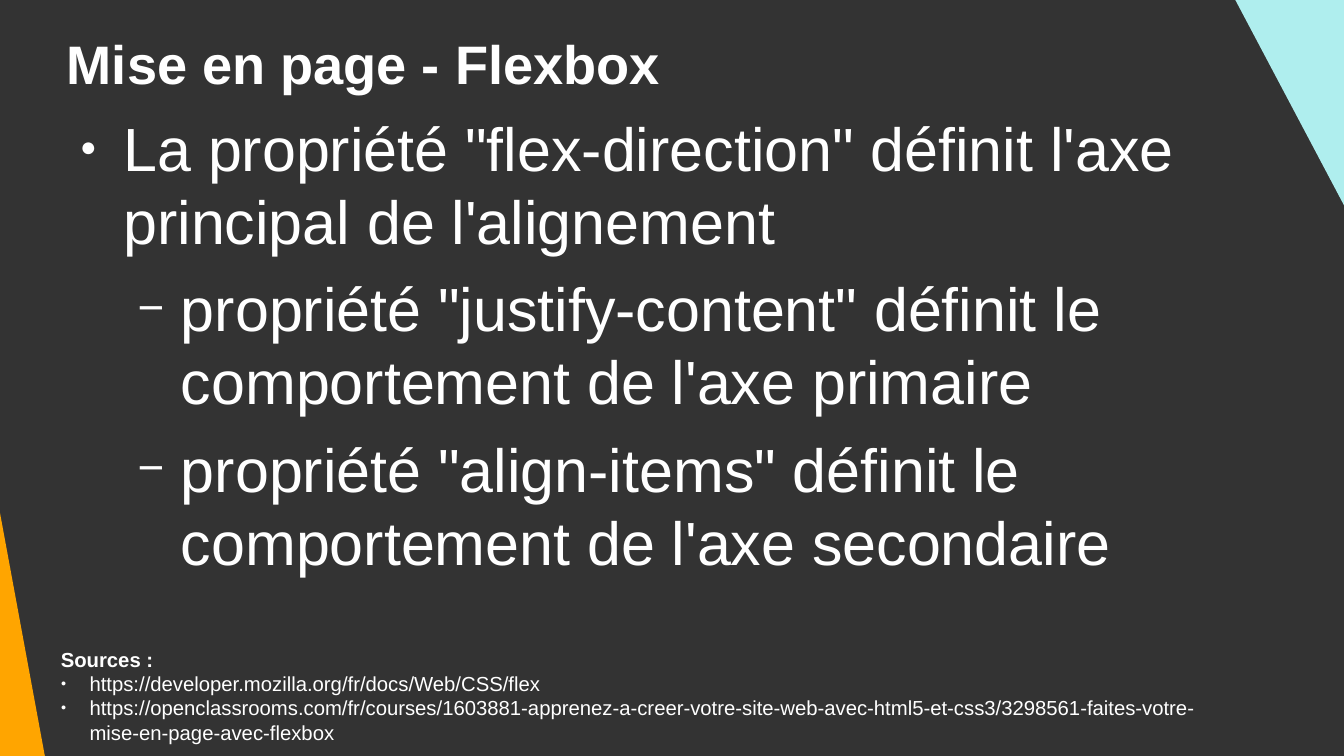
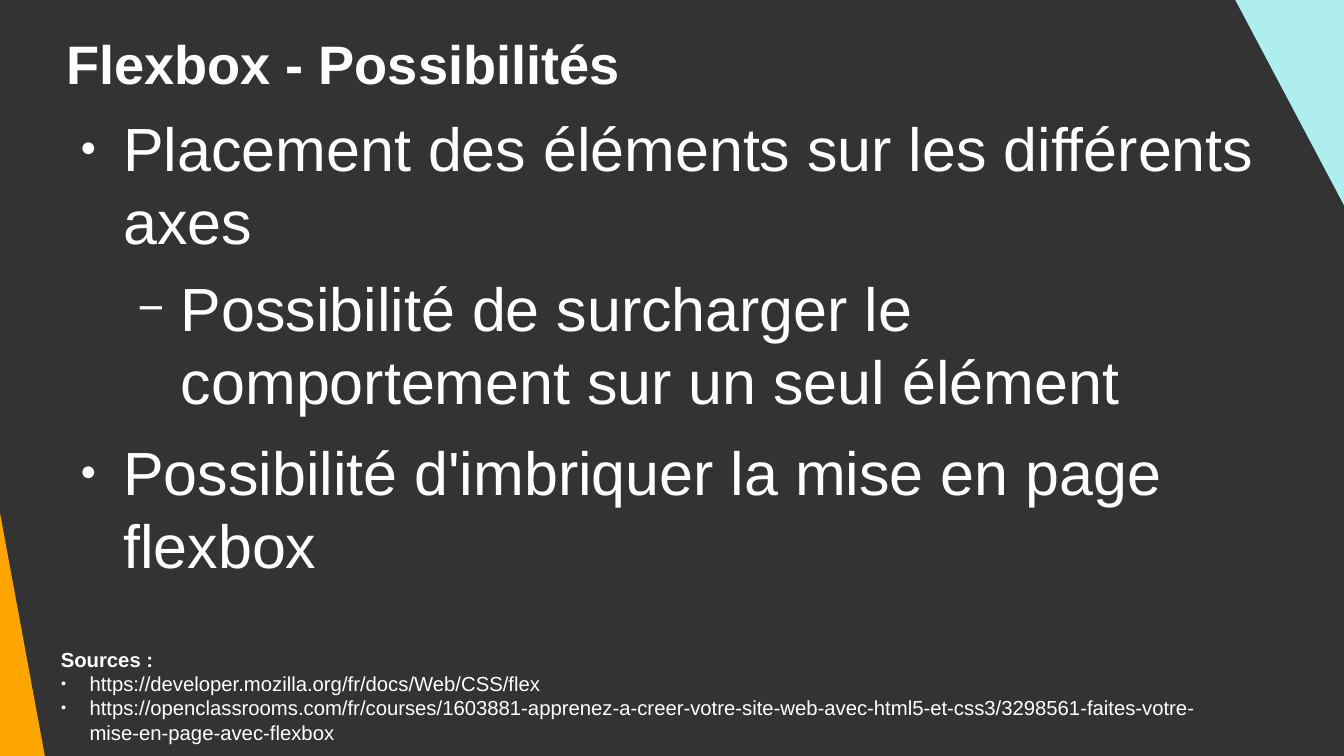
Before and after one commit to DanYellow/cours, a slide deck: slide 14 of integration-web-s1/travaux-pratiques/numero-8/presentation.odp (slide 12 before the commit). Drawn at 1344x756 pixels with LibreOffice and Linux fonts; fonts in the diff are those of the drawing. Boxes give left, top, right and bottom in pixels: in the first picture for what was removed or moved away, otherwise in the second. Text is boxed around its words. In the diff, an @@ line names an element or a change of style, - is before the commit and + after.

```diff
--- a/integration-web-s1/travaux-pratiques/numero-8/presentation.odp
+++ b/integration-web-s1/travaux-pratiques/numero-8/presentation.odp
@@ title at box(66, 44, 620, 85): text changed @@
-Mise en page - Flexbox
+Flexbox - Possibilités
@@ text at box(123, 126, 1253, 507): text changed @@
-● La propriété "flex-direction" définit l'axe principal de l'alignement
-  − propriété "justify-content" définit le comportement de l'axe primaire
-  − propriété "align-items" définit le comportement de l'axe secondaire
+● Placement des éléments sur les différents axes
+  − Possibilité de surcharger le comportement sur un seul élément
+● Possibilité d'imbriquer la mise en page flexbox
```
Also in this commit, not shown: 9 other slides changed, 4 slides added, 37 slides removed, 6 other files.
